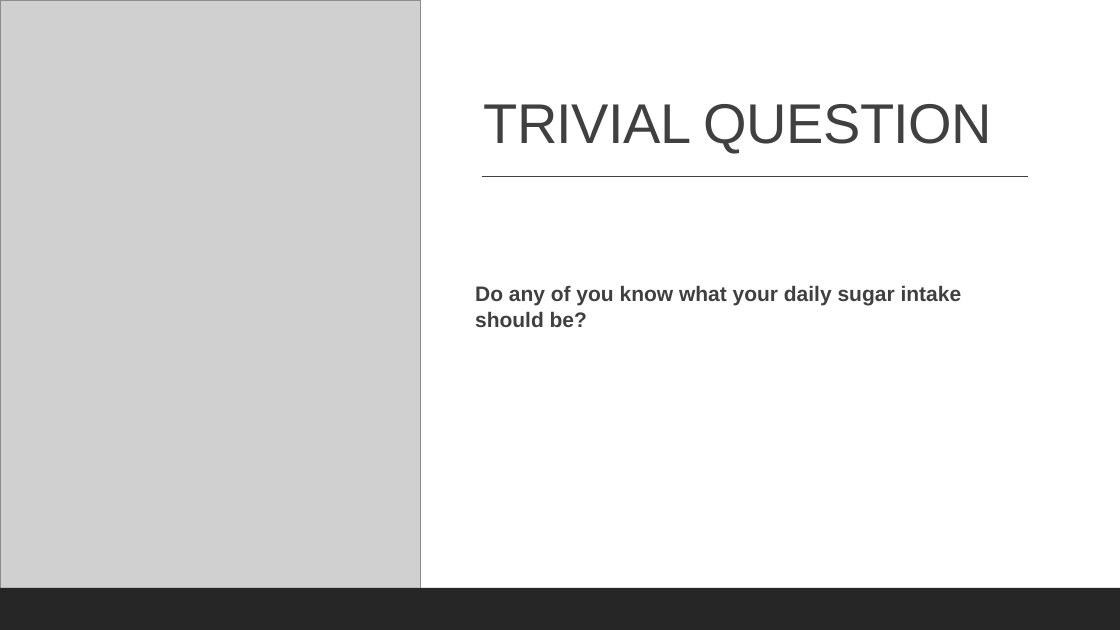
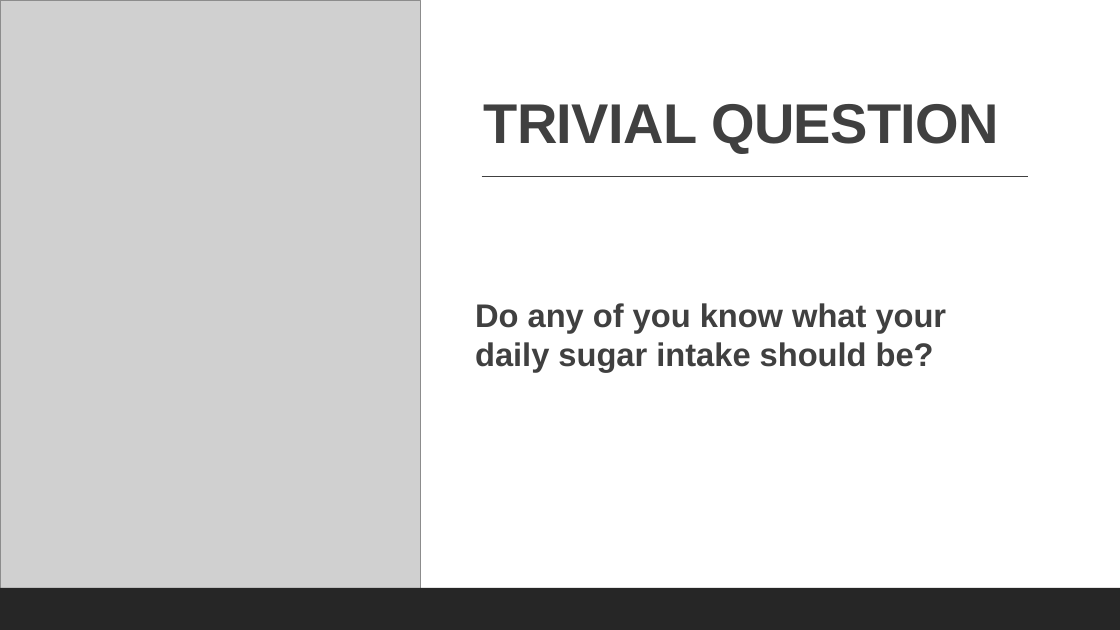
Before and after one commit to cbeachey/project1_influencers, a slide deck: slide 3 of Effects of Sugar Consumption.pptx. Drawn at 1120x630 pixels with LibreOffice and Linux fonts; fonts in the diff are those of the drawing; grey boxes stand for pictures. Boxes give left, top, right and bottom in pixels: in the first picture for what was removed or moved away, otherwise in the second. Text is boxed around its words. In the diff, an @@ line names an element or a change of style, - is before the commit and + after.

```diff
--- a/Effects of Sugar Consumption.pptx
+++ b/Effects of Sugar Consumption.pptx
@@ title "TRIVIAL QUESTION" at bbox=[484, 104, 999, 153]: bold on @@
@@ text "Do any of you know ..." at bbox=[475, 303, 947, 372]: size 18 to 28 pt @@
```
Also in this commit, not shown: 8 other slides changed, 1 slide added, 1 slide removed.
